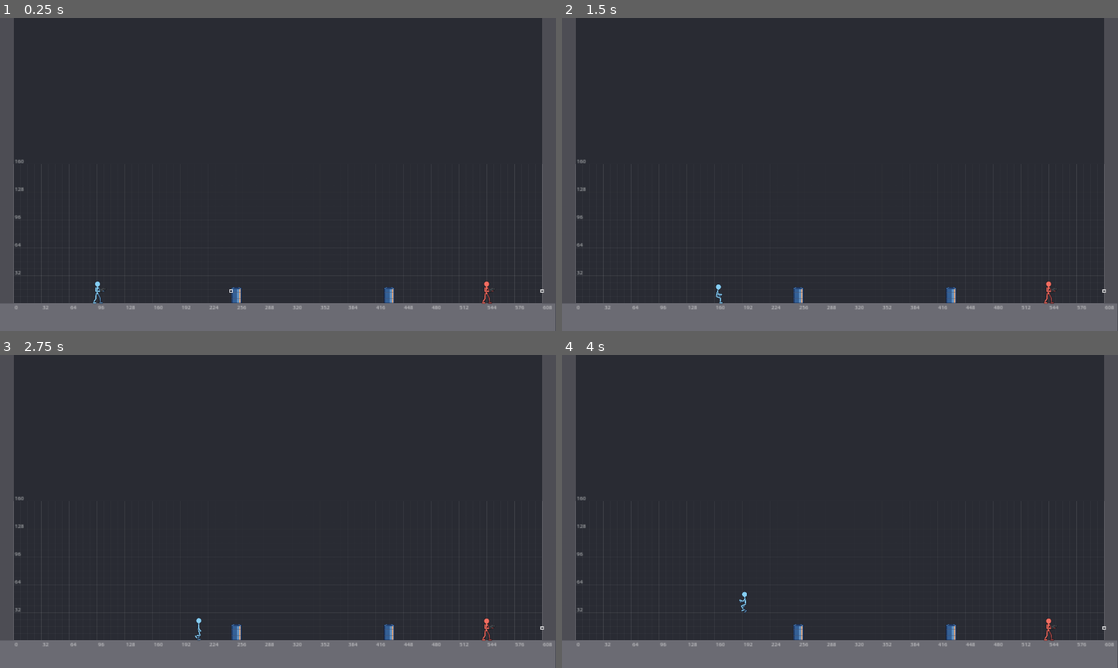
Above: before the commit, frames 1-4 (two rows, left to right).
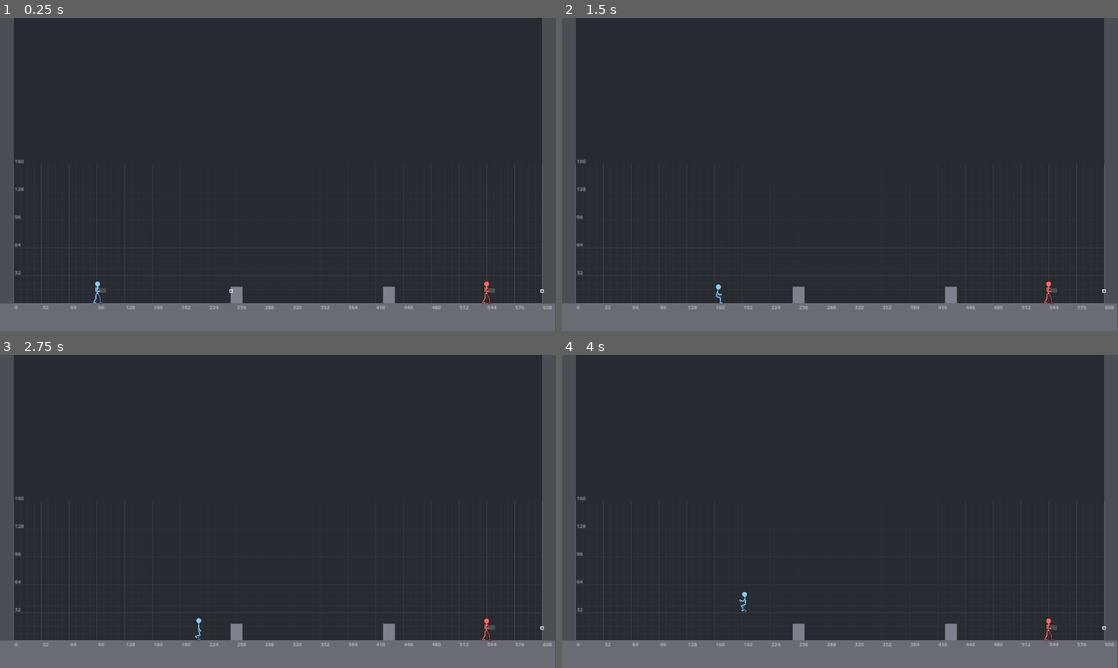
Above: after the commit, the same moments.

Repository: oplosy/fable
Game: Godot game, scene res://scenes/main.tscn
Same seed, same stepped clock (60 frames per second), same inputs: the game is played once before the commit and once after it.
Inputs (mouse positions are in pixels of both pictures, inside the frame that each line leads up to):
- Up to frame 1 (0.25 s): no input
- Up to frame 2 (1.5 s): tap Enter at 0.5 s; move the mouse to (962, 158) at 0.52 s; hold D (p1_right) 0.53-1.28 s; tap J (p1_attack) at 0.6 s; click (962, 158) at 0.67 s; tap Space (p1_jump) at 0.77, 1.25 s; move the mouse to (728, 190) at 1.27 s; hold S (p1_down) from 1.28 s (still down); tap 1 (p1_slot_1) at 1.35 s
- Up to frame 3 (2.75 s): tap Space (p1_jump) at 1.52 s; move the mouse to (333, 442) at 2.02 s; release S (p1_down) at 2.03 s; hold D (p1_right) from 2.03 s (still down); tap 2 (p1_slot_2) at 2.1 s
- Up to frame 4 (4 s): move the mouse to (812, 574) at 2.77 s; release D (p1_right) at 2.78 s; hold W (p1_up) 2.78-3.53 s; tap 3 (p1_slot_3) at 2.85 s; click (812, 574) at 2.92 s; tap Space (p1_jump) at 3.02, 3.77 s; tap Enter at 3.5 s; move the mouse to (1006, 558) at 3.52 s; hold A (p1_left) from 3.53 s (still down); tap 4 (p1_slot_4) at 3.6 s

The runs differ from the first frame. In frame 1, 0.2% of the frame differs, in the area x 18-89%, y 85-92%; in frame 2, 0.2%; in frame 3, 0.2%; in frame 4, 0.2%.

Commit message:
Draw items and props as flat placeholder boxes

Diff:
--- a/data/throwables/grenade.tres
+++ b/data/throwables/grenade.tres
@@ -1,13 +1,20 @@
 [gd_resource type="Resource" script_class="ThrowableData" load_steps=4 format=3]
 
 [ext_resource type="Script" path="res://scenes/throwables/throwable_data.gd" id="1_data"]
-[ext_resource type="Texture2D" path="res://assets/throwables/grenade.png" id="2_texture"]
 [ext_resource type="PackedScene" path="res://scenes/throwables/explosion.tscn" id="3_effect"]
+
+[sub_resource type="Gradient" id="placeholder_color"]
+colors = PackedColorArray(0.35, 0.45, 0.3, 1, 0.35, 0.45, 0.3, 1)
+
+[sub_resource type="GradientTexture2D" id="2_texture"]
+gradient = SubResource("placeholder_color")
+width = 14
+height = 20
 
 [resource]
 script = ExtResource("1_data")
 display_name = "Grenade"
-texture = ExtResource("2_texture")
+texture = SubResource("2_texture")
 grip = Vector2(7, 11)
 spawn_weight = 2.0
 count = 3
--- a/data/throwables/molotov.tres
+++ b/data/throwables/molotov.tres
@@ -1,13 +1,20 @@
 [gd_resource type="Resource" script_class="ThrowableData" load_steps=4 format=3]
 
 [ext_resource type="Script" path="res://scenes/throwables/throwable_data.gd" id="1_data"]
-[ext_resource type="Texture2D" path="res://assets/throwables/molotov.png" id="2_texture"]
 [ext_resource type="PackedScene" path="res://scenes/throwables/fire_area.tscn" id="3_effect"]
+
+[sub_resource type="Gradient" id="placeholder_color"]
+colors = PackedColorArray(0.45, 0.6, 0.35, 1, 0.45, 0.6, 0.35, 1)
+
+[sub_resource type="GradientTexture2D" id="2_texture"]
+gradient = SubResource("placeholder_color")
+width = 18
+height = 22
 
 [resource]
 script = ExtResource("1_data")
 display_name = "Molotov"
-texture = ExtResource("2_texture")
+texture = SubResource("2_texture")
 grip = Vector2(7, 13)
 spawn_weight = 2.0
 count = 2
--- a/data/weapons/bat.tres
+++ b/data/weapons/bat.tres
@@ -2,7 +2,14 @@
 
 [ext_resource type="Script" path="res://scenes/items/melee_item_data.gd" id="1_data"]
 [ext_resource type="Script" path="res://scenes/fighter/melee_attack.gd" id="2_attack"]
-[ext_resource type="Texture2D" path="res://assets/weapons/bat.png" id="3_texture"]
+
+[sub_resource type="Gradient" id="placeholder_color"]
+colors = PackedColorArray(0.3, 0.3, 0.33, 1, 0.3, 0.3, 0.33, 1)
+
+[sub_resource type="GradientTexture2D" id="3_texture"]
+gradient = SubResource("placeholder_color")
+width = 46
+height = 12
 
 [sub_resource type="Resource" id="swing"]
 script = ExtResource("2_attack")
@@ -34,7 +41,7 @@
 [resource]
 script = ExtResource("1_data")
 display_name = "Baseball Bat"
-texture = ExtResource("3_texture")
+texture = SubResource("3_texture")
 grip = Vector2(6, 5)
 spawn_weight = 2.0
 combo = Array[ExtResource("2_attack")]([SubResource("swing"), SubResource("swing"), SubResource("home_run")])
--- a/data/weapons/knife.tres
+++ b/data/weapons/knife.tres
@@ -2,7 +2,14 @@
 
 [ext_resource type="Script" path="res://scenes/items/melee_item_data.gd" id="1_data"]
 [ext_resource type="Script" path="res://scenes/fighter/melee_attack.gd" id="2_attack"]
-[ext_resource type="Texture2D" path="res://assets/weapons/knife.png" id="3_texture"]
+
+[sub_resource type="Gradient" id="placeholder_color"]
+colors = PackedColorArray(0.3, 0.3, 0.33, 1, 0.3, 0.3, 0.33, 1)
+
+[sub_resource type="GradientTexture2D" id="3_texture"]
+gradient = SubResource("placeholder_color")
+width = 22
+height = 7
 
 [sub_resource type="Resource" id="stab"]
 script = ExtResource("2_attack")
@@ -33,7 +40,7 @@
 [resource]
 script = ExtResource("1_data")
 display_name = "Knife"
-texture = ExtResource("3_texture")
+texture = SubResource("3_texture")
 grip = Vector2(4, 3)
 spawn_weight = 3.0
 combo = Array[ExtResource("2_attack")]([SubResource("stab"), SubResource("stab"), SubResource("slash")])
--- a/data/weapons/pistol.tres
+++ b/data/weapons/pistol.tres
@@ -1,13 +1,20 @@
 [gd_resource type="Resource" script_class="WeaponData" load_steps=4 format=3]
 
 [ext_resource type="Script" path="res://scenes/weapons/weapon_data.gd" id="1_data"]
-[ext_resource type="Texture2D" path="res://assets/weapons/pistol.png" id="2_texture"]
 [ext_resource type="PackedScene" path="res://scenes/projectiles/bullet.tscn" id="3_bullet"]
+
+[sub_resource type="Gradient" id="placeholder_color"]
+colors = PackedColorArray(0.3, 0.3, 0.33, 1, 0.3, 0.3, 0.33, 1)
+
+[sub_resource type="GradientTexture2D" id="2_texture"]
+gradient = SubResource("placeholder_color")
+width = 22
+height = 16
 
 [resource]
 script = ExtResource("1_data")
 display_name = "Pistol"
-texture = ExtResource("2_texture")
+texture = SubResource("2_texture")
 grip = Vector2(4, 10)
 muzzle = Vector2(21, 3)
 fire_interval = 0.3
--- a/data/weapons/shotgun.tres
+++ b/data/weapons/shotgun.tres
@@ -1,12 +1,19 @@
 [gd_resource type="Resource" script_class="WeaponData" load_steps=4 format=3]
 
 [ext_resource type="Script" path="res://scenes/weapons/weapon_data.gd" id="1_data"]
-[ext_resource type="Texture2D" path="res://assets/weapons/shotgun.png" id="2_texture"]
 [ext_resource type="PackedScene" path="res://scenes/projectiles/bullet.tscn" id="3_bullet"]
+
+[sub_resource type="Gradient" id="placeholder_color"]
+colors = PackedColorArray(0.3, 0.3, 0.33, 1, 0.3, 0.3, 0.33, 1)
+
+[sub_resource type="GradientTexture2D" id="2_texture"]
+gradient = SubResource("placeholder_color")
+width = 50
+height = 13
 
 [resource]
 script = ExtResource("1_data")
-texture = ExtResource("2_texture")
+texture = SubResource("2_texture")
 projectile_scene = ExtResource("3_bullet")
 display_name = "Shotgun"
 grip = Vector2(15, 6)
--- a/data/weapons/smg.tres
+++ b/data/weapons/smg.tres
@@ -1,12 +1,19 @@
 [gd_resource type="Resource" script_class="WeaponData" load_steps=4 format=3]
 
 [ext_resource type="Script" path="res://scenes/weapons/weapon_data.gd" id="1_data"]
-[ext_resource type="Texture2D" path="res://assets/weapons/smg.png" id="2_texture"]
 [ext_resource type="PackedScene" path="res://scenes/projectiles/bullet.tscn" id="3_bullet"]
+
+[sub_resource type="Gradient" id="placeholder_color"]
+colors = PackedColorArray(0.3, 0.3, 0.33, 1, 0.3, 0.3, 0.33, 1)
+
+[sub_resource type="GradientTexture2D" id="2_texture"]
+gradient = SubResource("placeholder_color")
+width = 38
+height = 17
 
 [resource]
 script = ExtResource("1_data")
-texture = ExtResource("2_texture")
+texture = SubResource("2_texture")
 projectile_scene = ExtResource("3_bullet")
 display_name = "SMG"
 grip = Vector2(17, 9)
--- a/data/weapons/sniper.tres
+++ b/data/weapons/sniper.tres
@@ -1,12 +1,19 @@
 [gd_resource type="Resource" script_class="WeaponData" load_steps=4 format=3]
 
 [ext_resource type="Script" path="res://scenes/weapons/weapon_data.gd" id="1_data"]
-[ext_resource type="Texture2D" path="res://assets/weapons/sniper.png" id="2_texture"]
 [ext_resource type="PackedScene" path="res://scenes/projectiles/bullet.tscn" id="3_bullet"]
+
+[sub_resource type="Gradient" id="placeholder_color"]
+colors = PackedColorArray(0.3, 0.3, 0.33, 1, 0.3, 0.3, 0.33, 1)
+
+[sub_resource type="GradientTexture2D" id="2_texture"]
+gradient = SubResource("placeholder_color")
+width = 74
+height = 22
 
 [resource]
 script = ExtResource("1_data")
-texture = ExtResource("2_texture")
+texture = SubResource("2_texture")
 projectile_scene = ExtResource("3_bullet")
 display_name = "Sniper"
 grip = Vector2(22, 13)
--- a/scenes/props/barrel.tscn
+++ b/scenes/props/barrel.tscn
@@ -1,6 +1,13 @@
 [gd_scene load_steps=3 format=3]
 
-[ext_resource type="Texture2D" path="res://assets/arenas/docks/barrel.png" id="1_texture"]
+
+[sub_resource type="Gradient" id="placeholder_color"]
+colors = PackedColorArray(0.5, 0.5, 0.55, 1, 0.5, 0.5, 0.55, 1)
+
+[sub_resource type="GradientTexture2D" id="1_texture"]
+gradient = SubResource("placeholder_color")
+width = 42
+height = 57
 
 [sub_resource type="RectangleShape2D" id="shape"]
 size = Vector2(12, 18)
@@ -14,5 +21,5 @@
 [node name="Sprite2D" type="Sprite2D" parent="."]
 position = Vector2(-7, -19)
 scale = Vector2(0.333333, 0.333333)
-texture = ExtResource("1_texture")
+texture = SubResource("1_texture")
 centered = false
--- a/scenes/props/explosive_barrel.tscn
+++ b/scenes/props/explosive_barrel.tscn
@@ -1,7 +1,14 @@
 [gd_scene load_steps=4 format=3]
 
 [ext_resource type="Script" path="res://scenes/props/explosive_barrel.gd" id="1_script"]
-[ext_resource type="Texture2D" path="res://assets/arenas/docks/barrel_explosive.png" id="2_texture"]
+
+[sub_resource type="Gradient" id="placeholder_color"]
+colors = PackedColorArray(0.75, 0.22, 0.2, 1, 0.75, 0.22, 0.2, 1)
+
+[sub_resource type="GradientTexture2D" id="2_texture"]
+gradient = SubResource("placeholder_color")
+width = 42
+height = 57
 
 [sub_resource type="RectangleShape2D" id="shape"]
 size = Vector2(12, 18)
@@ -17,5 +24,5 @@
 [node name="Sprite2D" type="Sprite2D" parent="."]
 position = Vector2(-7, -19)
 scale = Vector2(0.333333, 0.333333)
-texture = ExtResource("2_texture")
+texture = SubResource("2_texture")
 centered = false
--- a/scenes/props/ladder.tscn
+++ b/scenes/props/ladder.tscn
@@ -1,8 +1,15 @@
 [gd_scene load_steps=3 format=3]
 
 [ext_resource type="Script" path="res://scenes/props/ladder.gd" id="1_ladder"]
-[ext_resource type="Texture2D" path="res://assets/arenas/docks/ladder.png" id="2_texture"]
+
+[sub_resource type="Gradient" id="placeholder_color"]
+colors = PackedColorArray(0.55, 0.5, 0.42, 0.7, 0.55, 0.5, 0.42, 0.7)
+
+[sub_resource type="GradientTexture2D" id="2_texture"]
+gradient = SubResource("placeholder_color")
+width = 36
+height = 48
 
 [node name="Ladder" type="Node2D"]
 script = ExtResource("1_ladder")
-texture = ExtResource("2_texture")
+texture = SubResource("2_texture")
